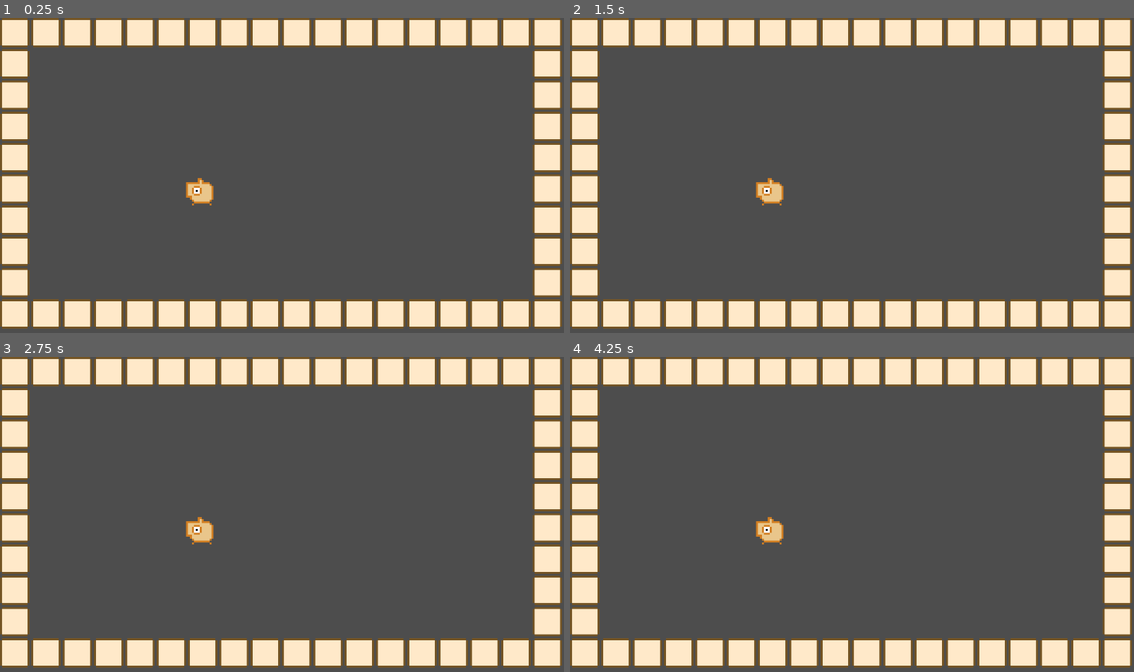
Above: before the commit, frames 1-4 (two rows, left to right).
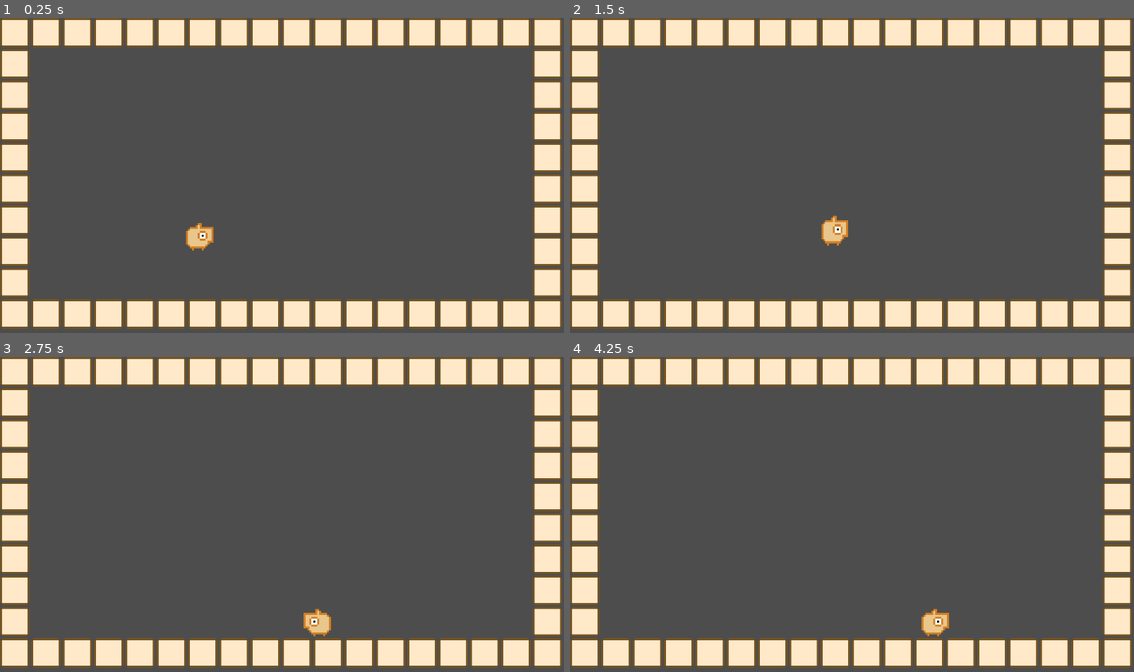
Above: after the commit, the same moments.

Repository: syun77/gd_inovania
Game: Godot game, scene res://Main.tscn
The game is run twice, just before and just after one commit, with the same random seed, the same clock (stepped at 60 frames per second) and the same inputs.
Inputs (mouse positions are in pixels of both pictures, inside the frame that each line leads up to):
- Up to frame 1 (0.25 s): no input
- Up to frame 2 (1.5 s): move the mouse to (976, 159) at 0.52 s; hold Space (action, bound only after the commit) 0.53-1.28 s; hold Right (ui_right) from 0.53 s (still down); move the mouse to (739, 191) at 1.27 s; tap Space (action, bound only after the commit) at 1.35 s
- Up to frame 3 (2.75 s): move the mouse to (338, 445) at 2.02 s; release Right (ui_right) at 2.03 s; hold Left (ui_left) from 2.03 s (still down); hold Space (action, bound only after the commit) from 2.03 s (still down)
- Up to frame 4 (4.25 s): move the mouse to (823, 577) at 2.77 s; release Left (ui_left) at 2.78 s; release Space (action, bound only after the commit) at 2.78 s; hold Right (ui_right) from 2.78 s (still down); tap Space (action, bound only after the commit) at 2.85 s; move the mouse to (1021, 561) at 3.52 s; hold Space (action, bound only after the commit) from 3.53 s (still down)

The runs differ from the first frame. In frame 1, 0.7% of the frame differs, in the area x 32-38%, y 50-74%; in frame 2, 0.7%, in the area x 32-50%, y 50-73%; in frame 3, 0.7%; in frame 4, 0.7%.
Error before the commit: Parse Error: Identifier "Common" not declared in the current scope. (res://src/player/Player.gd:124)

Commit message:
プレイヤーをいったん実装

Diff:
--- a/gd_inovania/Main.gd
+++ b/gd_inovania/Main.gd
@@ -4,11 +4,23 @@
 const MAP_HEIGHT = 15
 
 @onready var _map = $BgLayer/TileMap
+@onready var _player = $MainLayer/Player
+@onready var _camera = $Camera2D
+
+@onready var _bg_layer = $BgLayer
+@onready var _main_layer = $MainLayer
 
 ## 開始.
 func _ready() -> void:
+	var layers = {
+		"bg": _bg_layer,
+		"main": _main_layer,
+	}
+	Common.setup(layers, _player, _camera)
+
 	Map.setup(_map, MAP_WIDTH, MAP_HEIGHT)
 
-# Called every frame. 'delta' is the elapsed time since the previous frame.
-func _process(delta: float) -> void:
-	pass
+	_player.start()
+
+func _physics_process(delta: float) -> void:
+	_player.update(delta)
--- a/gd_inovania/Main.tscn
+++ b/gd_inovania/Main.tscn
@@ -19,3 +19,5 @@
 
 [node name="Player" parent="MainLayer" instance=ExtResource("2_cqxvx")]
 position = Vector2(408, 384)
+
+[node name="Camera2D" type="Camera2D" parent="."]
--- a/gd_inovania/project.godot
+++ b/gd_inovania/project.godot
@@ -15,6 +15,21 @@
 config/features=PackedStringArray("4.1", "Forward Plus")
 config/icon="res://icon.svg"
 
+[autoload]
+
+Common="*res://src/common/Common.gd"
+Ease="*res://src/common/Ease.gd"
+
+[input]
+
+action={
+"deadzone": 0.5,
+"events": [Object(InputEventKey,"resource_local_to_scene":false,"resource_name":"","device":-1,"window_id":0,"alt_pressed":false,"shift_pressed":false,"ctrl_pressed":false,"meta_pressed":false,"pressed":false,"keycode":0,"physical_keycode":32,"key_label":0,"unicode":32,"echo":false,"script":null)
+, Object(InputEventKey,"resource_local_to_scene":false,"resource_name":"","device":-1,"window_id":0,"alt_pressed":false,"shift_pressed":false,"ctrl_pressed":false,"meta_pressed":false,"pressed":false,"keycode":0,"physical_keycode":90,"key_label":0,"unicode":122,"echo":false,"script":null)
+, Object(InputEventJoypadButton,"resource_local_to_scene":false,"resource_name":"","device":-1,"button_index":0,"pressure":0.0,"pressed":false,"script":null)
+]
+}
+
 [layer_names]
 
 2d_physics/layer_1="Player"
--- a/gd_inovania/src/common/Common.gd
+++ b/gd_inovania/src/common/Common.gd
@@ -138,6 +138,9 @@
 
 ## BGMの再生.
 func play_bgm(name:String) -> void:
+	print("TODO: 未実装 play_bgm()")
+	return
+
 	if not name in _bgm_tbl:
 		push_error("存在しないサウンド %s"%name)
 		return
@@ -150,6 +153,9 @@
 
 ## SEの再生.
 func play_se(name:String, id:int=0) -> void:
+	print("TODO: 未実装 play_se()")
+	return
+
 	if id < 0 or MAX_SOUND <= id:
 		push_error("不正なサウンドID %d"%id)
 		return
--- a/gd_inovania/src/player/Player.gd
+++ b/gd_inovania/src/player/Player.gd
@@ -73,8 +73,6 @@
 var _jump_cnt_max = 1
 ## 獲得したアイテム.
 var _itemID:Map.eItem = Map.eItem.NONE
-## ジャンプ開始座標.
-var _jump_start_y = 0.0
 
 # ---------------------------------
 # public functions.
@@ -121,17 +119,10 @@
 # ---------------------------------
 func _ready() -> void:
 	hp = _config.hp_init
-	if Common.is_lunker:
-		hp = 1 # ランカーモードの初期HPは1.
-		_jump_cnt_max = 2 # 追加ジャンプが可能.
-		_jump_start_y = position.y
 	max_hp = hp
 	_spr.flip_h = _is_right
 
 	var frame = 0
-	if Common.is_lunker:
-		# ランカーモード.
-		frame += OFS_SPR_LUNKER
 	_spr.frame = frame
 
 ## 更新 > 開始.
@@ -161,17 +152,6 @@
 		_jump_scale_timer = JUMP_SCALE_TIME
 		_jump_cnt = 0 # ジャンプ回数をリセット.
 
-		if Common.is_lunker:
-			# ランカーモードは落下ダメージがある.
-			if position.y - _jump_start_y > LUNKER_JUMP_DAMAGE1:
-				_is_damage = true
-			if position.y - _jump_start_y > LUNKER_JUMP_DAMAGE2:
-				_is_damage = true
-				_damage_power = 99 # 即死.
-
-		# 高さを記憶.
-		_jump_start_y = position.y
-
 	_is_landing = is_on_floor()
 
 	_update_jump_scale_anim(delta)
@@ -180,10 +160,6 @@
 		_set_fall_through(false) # 着地したら飛び降り終了.
 
 	_update_collision_post()
-
-	if Common.is_lunker:
-		# ランカーモードの補助用描画.
-		queue_redraw()
 
 ## 更新 > 死亡.
 func _update_dead(delta:float) -> void:
@@ -266,9 +242,6 @@
 		_jump_cnt += 1 # ジャンプ回数を増やす.
 		_jump_scale = eJumpScale.JUMPING
 		_jump_scale_timer = JUMP_SCALE_TIME
-		# ジャンプした高さを記憶.
-		_jump_start_y = position.y
-
 
 	# 左右移動の更新.
 	_update_horizontal_moving()
@@ -359,10 +332,6 @@
 		# 通常.
 		var t = int(_timer_anim * 8)
 		ret = ANIM_NORMAL_TBL[t%2]
-
-	if Common.is_lunker:
-		# ランカーモードはオフセットする.
-		ret += OFS_SPR_LUNKER
 
 	return ret
 
@@ -443,26 +412,6 @@
 	_label.text += "\nis_floor:%s"%("true" if is_on_floor() else "false")
 	_label.text += "\n" + str(get_floor_normal())
 
-func _draw() -> void:
-	if Common.is_lunker == false:
-		return # ランカーモードでなければ描画しない.
-	if Common.is_lunker_support == false:
-		return # 補助線が無効.
-	if _is_landing:
-		return # 着地中は描画しない.
-
-	var center = Vector2(0, _jump_start_y - position.y)
-	var idx = 0
-	var cols = [Color.YELLOW, Color.RED]
-	for dy in [LUNKER_JUMP_DAMAGE1, LUNKER_JUMP_DAMAGE2]:
-		var p1 = center + Vector2(-1024, dy)
-		var rect = Rect2(p1, Vector2(2048, 1024))
-		var c = cols[idx]
-		c.a = 0.2
-		draw_rect(rect, c)
-		idx += 1
-
-
 # ---------------------------------
 # properties.
 # ---------------------------------
--- a/gd_inovania/src/player/Player.tscn
+++ b/gd_inovania/src/player/Player.tscn
@@ -11,8 +11,8 @@
 script = ExtResource("1_ex6wv")
 
 [node name="Sprite" type="Sprite2D" parent="."]
-position = Vector2(0, -32)
 texture = ExtResource("2_88ada")
+offset = Vector2(0, -32)
 hframes = 6
 vframes = 4
 
